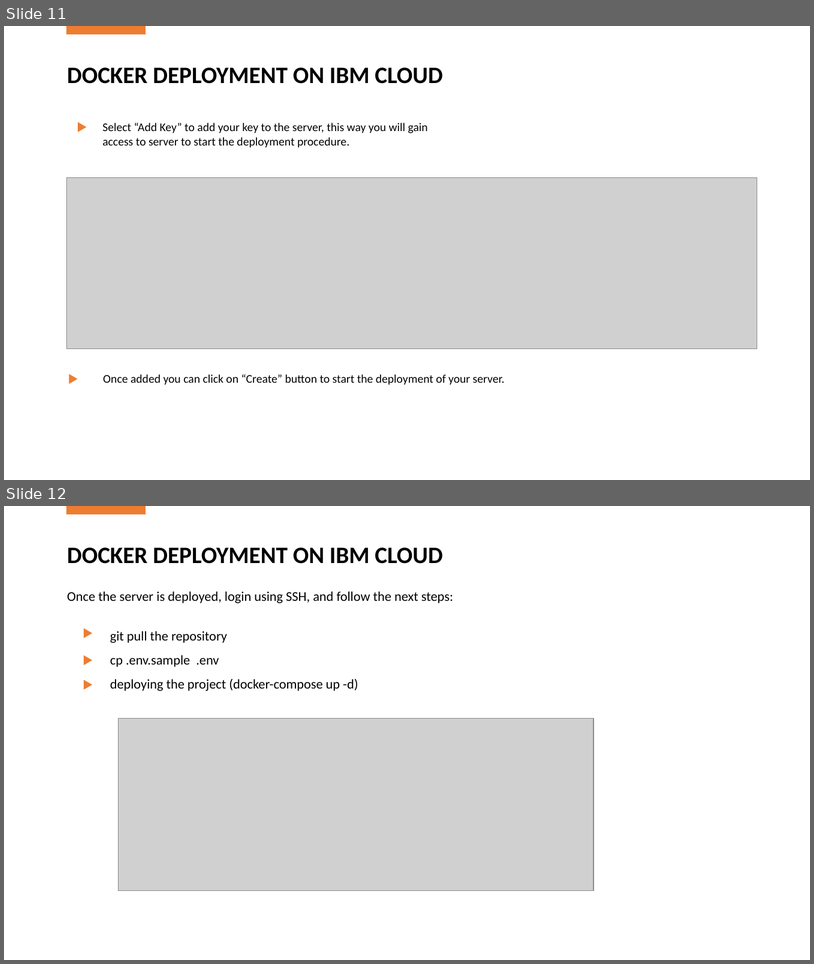
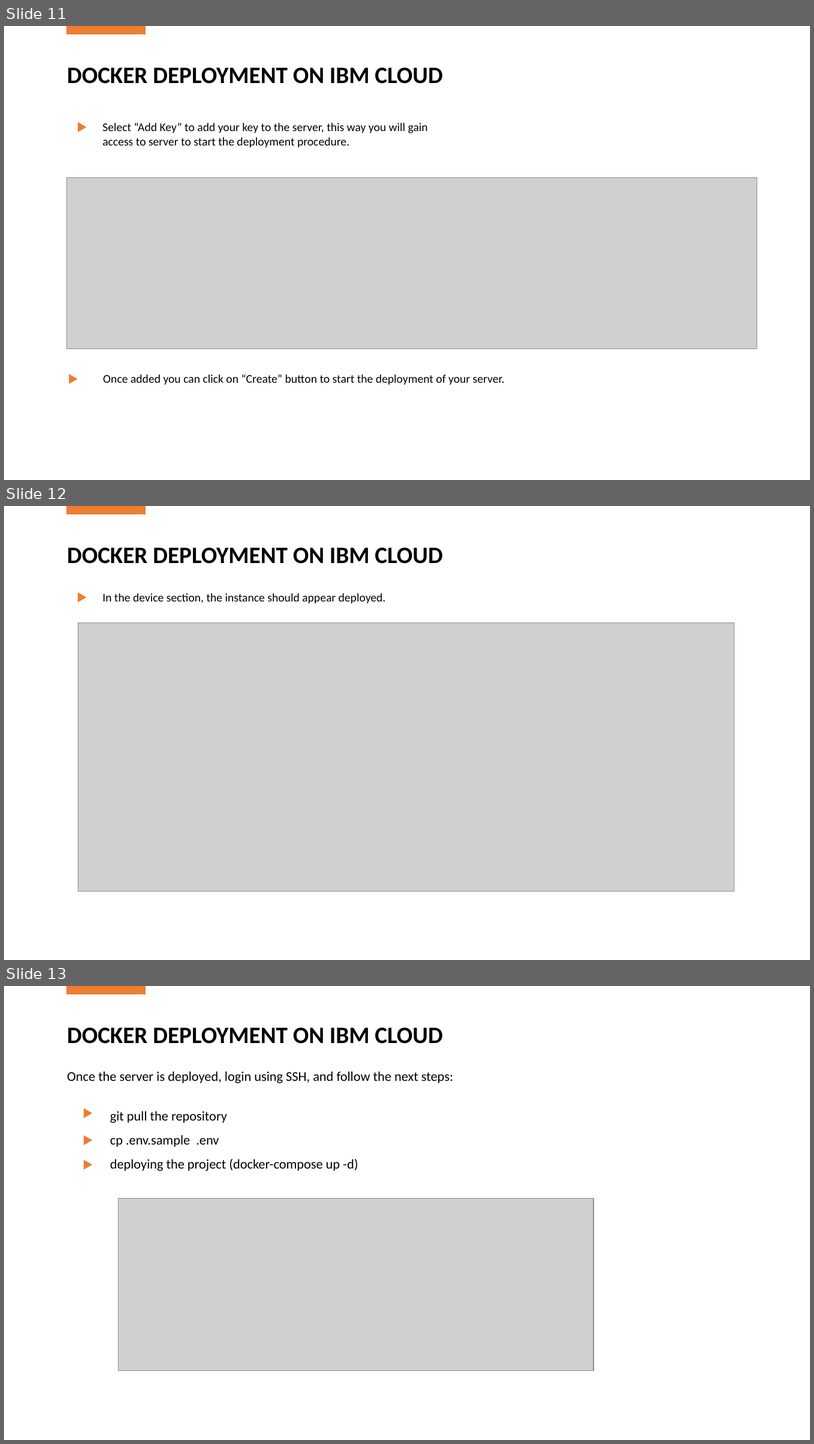
Before and after one commit to jkh400/random99, a slide deck: Final Project.pptx. Shown one above the other, each under a label of ours: slides 11 and 12 before the commit, slides 11, 12 and 13 after it. The pictures are 814x964 and 814x1444 pixels, drawn with LibreOffice and Linux fonts; fonts in the diff are those of the drawing; grey boxes stand for pictures. Boxes give left, top, right and bottom in pixels: in the first picture for what was removed or moved away, otherwise in the second. Text is boxed around its words. In the diff, an @@ line names an element or a change of style, - is before the commit and + after.

Commit message:
fix 2

```diff
--- a/Final Project.pptx
+++ b/Final Project.pptx
@@ slide 12 added at (4,506,810,960), background #FFFFFF @@
@@ rectangle added at (67,506,145,514), fill #ED7D31, outline #ED7D31 1 pt @@
@@ text added at (67,547,443,564), 28 pt, text #000000, bold @@
+DOCKER DEPLOYMENT ON IBM CLOUD
@@ triangle added at (78,593,86,601), fill #ED7D31, outline #ED7D31 1 pt @@
@@ text added at (102,593,386,603), 14 pt, text #000000 @@
+In the device section, the instance should appear deployed.
@@ picture added at (78,623,735,891) @@
@@ what was slide 12 is now slide 13 @@
```
